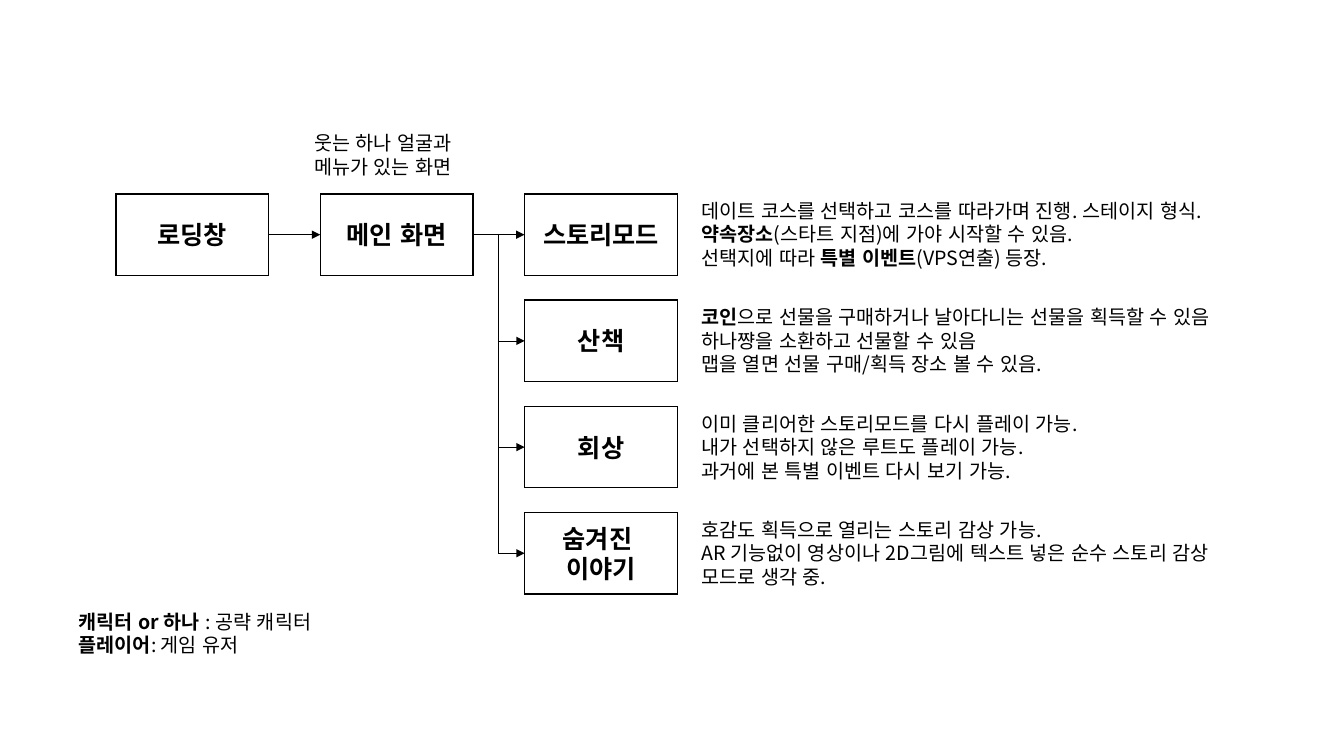
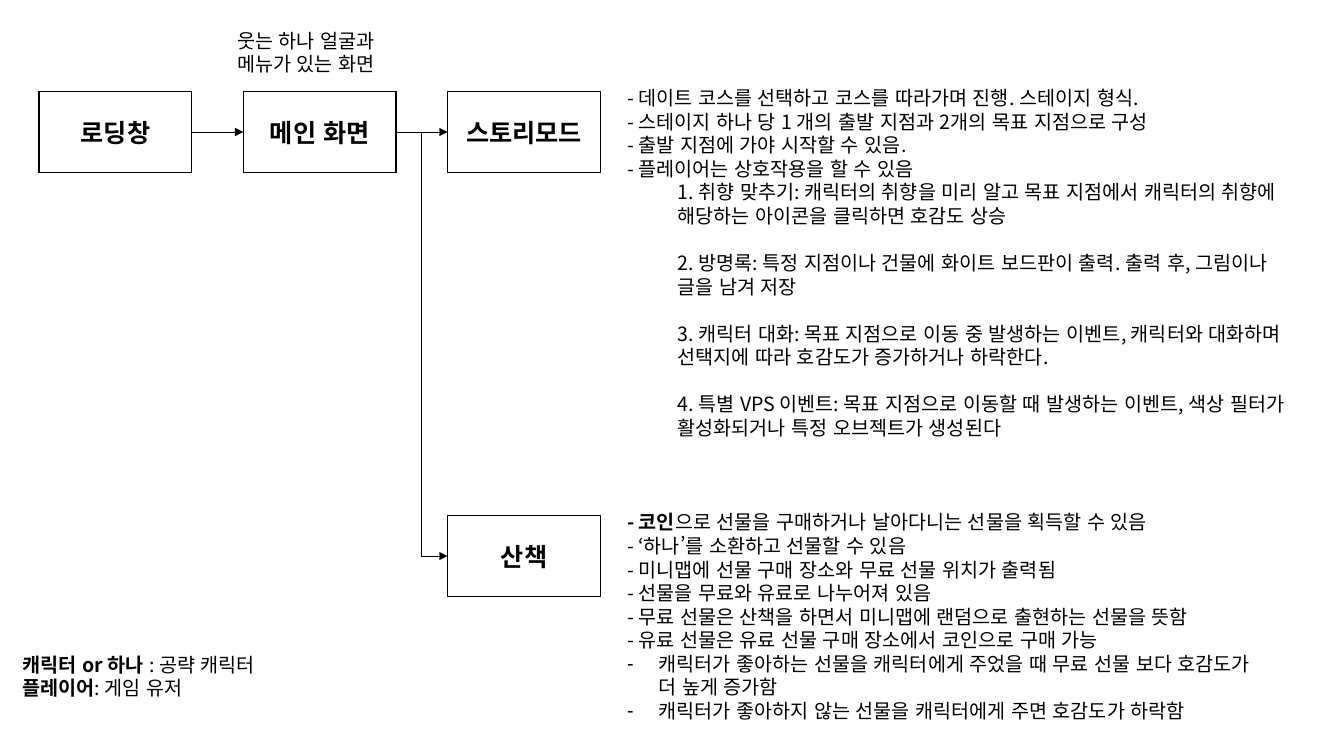
Before and after one commit to Kjaeseong/RocketTeamDocu, a slide deck: slide 1 of 00.기획서/221013_용어정리.pptx. Drawn at 1344x756 pixels with LibreOffice and Linux fonts; fonts in the diff are those of the drawing. Boxes give left, top, right and bottom in pixels: in the first picture for what was removed or moved away, otherwise in the second. Text is boxed around its words. In the diff, an @@ line names an element or a change of style, - is before the commit and + after.

Commit message:
유훈_용어정리 수정
기획팀 용어 정리 수정

```diff
--- a/00.기획서/221013_용어정리.pptx
+++ b/00.기획서/221013_용어정리.pptx
@@ text at <box>638,88,1284,437</box>: text changed @@
-데이트 코스를 선택하고 코스를 따라가며 진행. 스테이지 형식.
-약속장소(스타트 지점)에 가야 시작할 수 있음.
-선택지에 따라 특별 이벤트(VPS연출) 등장.
+- 데이트 코스를 선택하고 코스를 따라가며 진행. 스테이지 형식.
+- 스테이지 하나 당 1 개의 출발 지점과 2개의 목표 지점으로 구성
+- 출발 지점에 가야 시작할 수 있음.
+- 플레이어는 상호작용을 할 수 있음
+  1. 취향 맞추기: 캐릭터의 취향을 미리 알고 목표 지점에서 캐릭터의 취향에 해당하는 아이콘을 클릭하면 호감도 상승
+  2. 방명록: 특정 지점이나 건물에 화이트 보드판이 출력. 출력 후, 그림이나 글을 남겨 저장
+  3. 캐릭터 대화: 목표 지점으로 이동 중 발생하는 이벤트, 캐릭터와 대화하며 선택지에 따라 호감도가 증가하거나 하락한다.
+  4. 특별 VPS 이벤트: 목표 지점으로 이동할 때 발생하는 이벤트, 색상 필터가 활성화되거나 특정 오브젝트가 생성된다
@@ rectangle "로딩창": place and size @@
-rectangle "로딩창" at <box>116,194,269,275</box>
+rectangle "로딩창" at <box>39,92,193,173</box>
@@ rectangle "메인 화면": place and size @@
-rectangle "메인 화면" at <box>321,194,474,275</box>
+rectangle "메인 화면" at <box>243,92,396,173</box>
@@ rectangle "스토리모드": place and size @@
-rectangle "스토리모드" at <box>524,194,678,275</box>
+rectangle "스토리모드" at <box>448,92,601,173</box>
@@ 2 arrows, 1 text: place and size @@
-2 arrows, 1 text at <box>269,133,524,235</box>
+2 arrows, 1 text at <box>192,31,448,132</box>
@@ elbow arrow moved from (473, 235) - (524, 341) to (396, 132) - (448, 557) @@
@@ elbow arrow removed from (473, 235) to (524, 448) @@
@@ elbow arrow removed from (473, 235) to (524, 554) @@
@@ rectangle removed at <box>524,406,678,488</box> @@
-회상
@@ text removed at <box>701,414,1078,480</box> @@
-이미 클리어한 스토리모드를 다시 플레이 가능.
-내가 선택하지 않은 루트도 플레이 가능.
-과거에 본 특별 이벤트 다시 보기 가능.
@@ rectangle "산책": place and size @@
-rectangle "산책" at <box>524,300,678,382</box>
+rectangle "산책" at <box>448,515,601,597</box>
@@ rectangle removed at <box>524,513,678,595</box> @@
-숨겨진
-이야기
@@ text at <box>638,512,1250,720</box>: text changed @@
-코인으로 선물을 구매하거나 날아다니는 선물을 획득할 수 있음
-하나쨩을 소환하고 선물할 수 있음
-맵을 열면 선물 구매/획득 장소 볼 수 있음.
+- 코인으로 선물을 구매하거나 날아다니는 선물을 획득할 수 있음
+- ‘하나’를 소환하고 선물할 수 있음
+- 미니맵에 선물 구매 장소와 무료 선물 위치가 출력됨
+- 선물을 무료와 유료로 나누어져 있음
+- 무료 선물은 산책을 하면서 미니맵에 랜덤으로 출현하는 선물을 뜻함
+- 유료 선물은 유료 선물 구매 장소에서 코인으로 구매 가능
+– 캐릭터가 좋아하는 선물을 캐릭터에게 주었을 때 무료 선물 보다 호감도가 더 높게 증가함
+– 캐릭터가 좋아하지 않는 선물을 캐릭터에게 주면 호감도가 하락함
@@ text removed at <box>701,520,1209,586</box> @@
-호감도 획득으로 열리는 스토리 감상 가능.
-AR 기능없이 영상이나 2D그림에 텍스트 넣은 순수 스토리 감상 모드로 생각 중.
@@ text "캐릭터 or 하나 : 공략 ...": place and size @@
-text "캐릭터 or 하나 : 공략 ..." at <box>79,612,311,654</box>
+text "캐릭터 or 하나 : 공략 ..." at <box>23,655,255,697</box>
```
